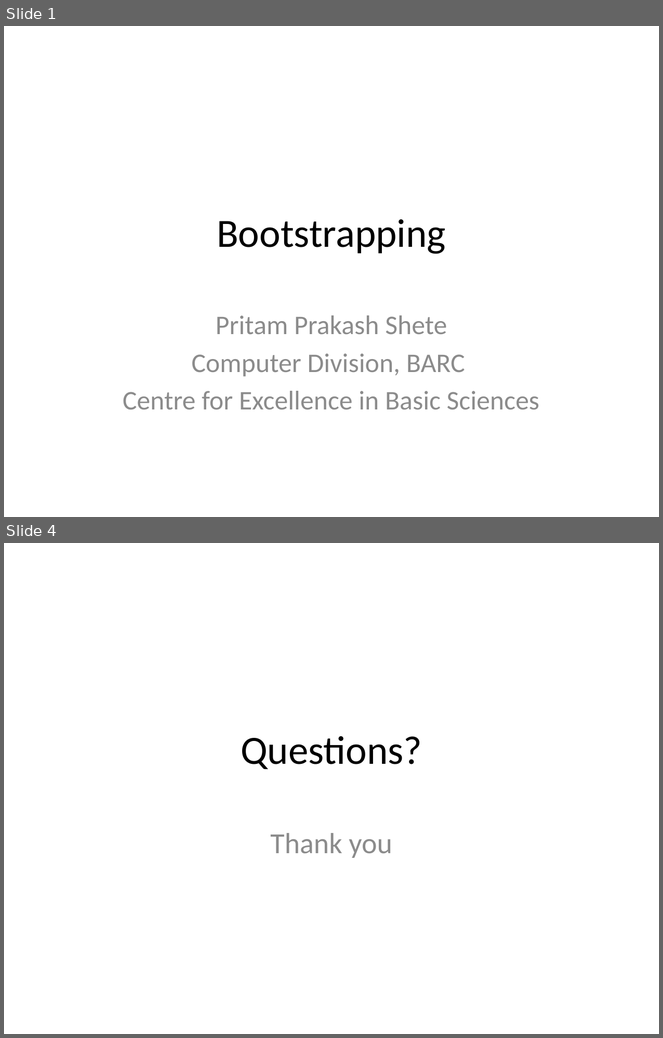
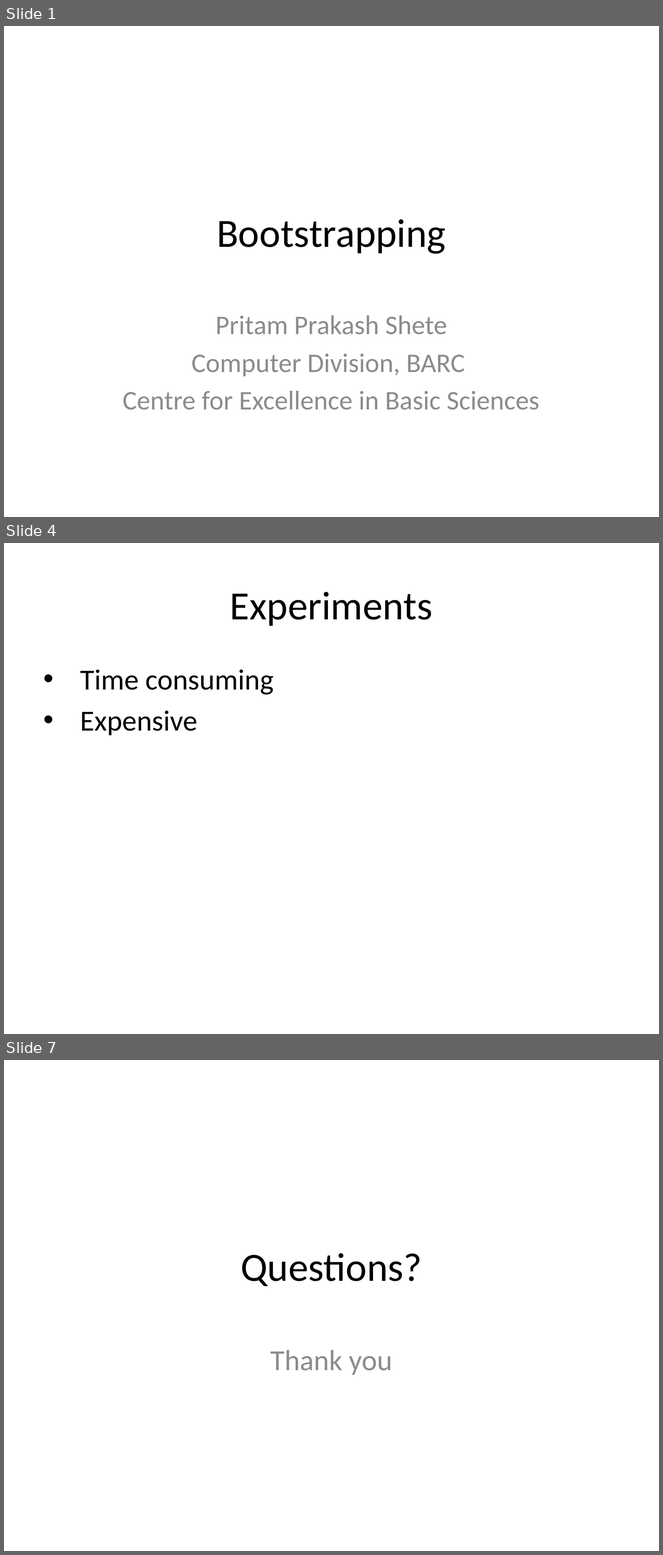
Before and after one commit to look4pritam/ArtificialIntelligence, a slide deck: Mathematics/Bootstrapping.pptx. Shown one above the other, each under a label of ours: slides 1 and 4 before the commit, slides 1, 4 and 7 after it; the slides between them are not shown. The pictures are 663x1038 and 663x1555 pixels, drawn with LibreOffice and Linux fonts; fonts in the diff are those of the drawing. Boxes give left, top, right and bottom in pixels: in the first picture for what was removed or moved away, otherwise in the second. Text is boxed around its words. In the diff, an @@ line names an element or a change of style, - is before the commit and + after.

```diff
--- a/Mathematics/Bootstrapping.pptx
+++ b/Mathematics/Bootstrapping.pptx
@@ slide 4 added at [4,543,659,1034], background #FFFFFF @@
@@ title added at [230,592,432,626], 44 pt, text #000000 @@
+Experiments
@@ text added at [80,669,274,735], 32 pt, text #000000 @@
+• Time consuming
+• Expensive
@@ what was slide 4 is now slide 7 @@
```
Also in this commit, not shown: 4 other slides added, 2 slides removed.
